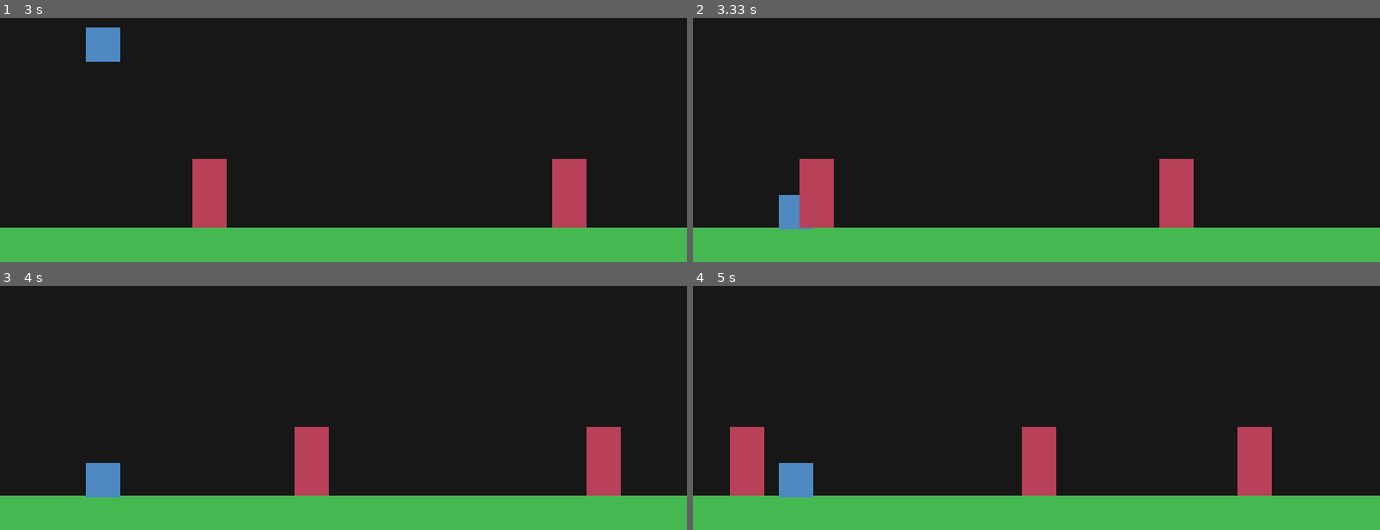
Above: before the commit, frames 1-4 (two rows, left to right).
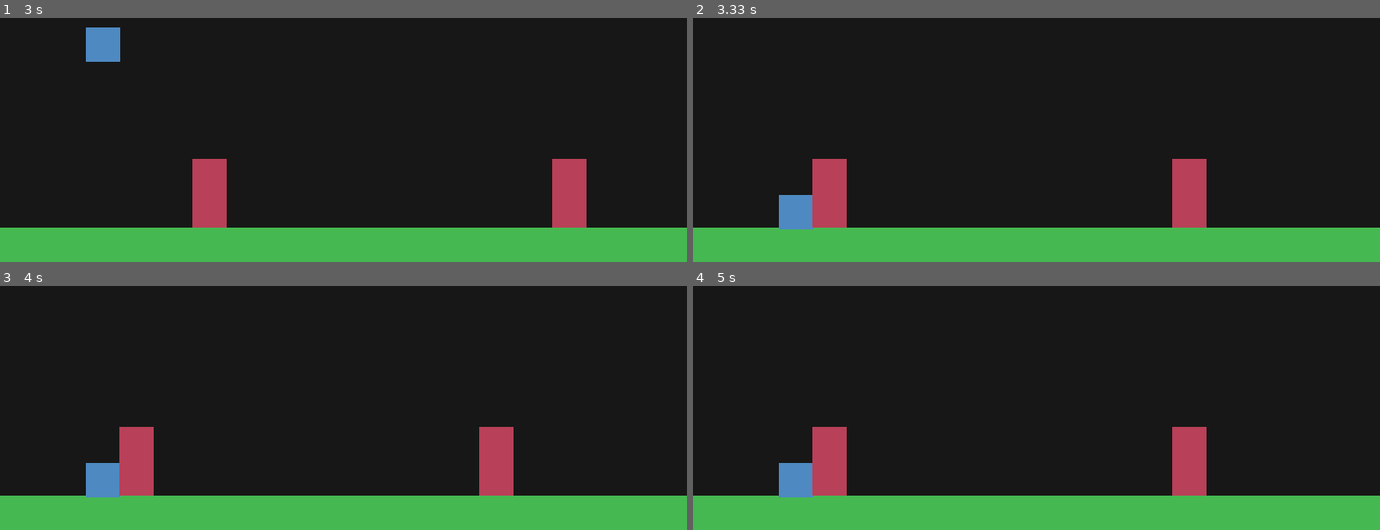
Above: after the commit, the same moments.

Repository: Obejuelo/py-game
Game: pygame game, started from main.py
The game is run twice, just before and just after one commit, with the same random seed, the same clock (stepped at 60 frames per second) and the same inputs.
Inputs:
- Up to frame 1 (3 s): tap Space at 0.33, 0.73, 1.03, 1.23, 1.57, 1.87, 2.07, 2.37, 2.63 s
- Up to frame 2 (3.33 s): no input
- Up to frame 3 (4 s): no input
- Up to frame 4 (5 s): no input

Frame 1 is identical in both runs. In frame 2, 2.1% of the frame differs, in the area x 15-75%, y 57-86%; in frame 3, 5.6%; in frame 4, 7.0%, in the area x 5-85%, y 57-86%.

Commit message:
collide bottom and eliminate walls of display

Diff:
--- a/Game/config.py
+++ b/Game/config.py
@@ -10,3 +10,4 @@
 RED = (184, 64, 88)
 
 PLAYER_GRAV = 1.2
+SPEED = 5
--- a/Game/game.py
+++ b/Game/game.py
@@ -17,6 +17,7 @@
         pygame.display.set_caption(TITLE)
 
         self.running = True
+        self.playing = True
 
         self.clock = pygame.time.Clock()
 
@@ -74,10 +75,33 @@
         self.sprites.draw(self.surface)
 
     def update(self):
-        #update display
-        pygame.display.flip()
-        self.sprites.update()
-        self.player.validate_platform(self.platform)
+        if self.playing:
+            #update display
+            pygame.display.flip()
+
+            wall = self.player.collide_with(self.walls)
+            if wall:
+                if self.player.collide_bottom(wall):
+                    self.player.skid(wall)
+                else:
+                    self.stop()
+
+            self.sprites.update()
+            self.player.validate_platform(self.platform)
+
+            self.update_elements(self.walls)
+            self.generate_walls()
+
+    def update_elements(self, elements):
+        for element in elements:
+            if not element.rect.right > 0:
+                element.kill()
 
     def stop(self):
-        pass
+        self.playing = False
+        self.player.stop()
+        self.stop_elements(self.walls)
+
+    def stop_elements(self, elemenst):
+        for element in elemenst:
+            element.stop()
--- a/Game/player.py
+++ b/Game/player.py
@@ -18,6 +18,21 @@
 
         self.can_jump = False
 
+        self.playing = True
+
+    def collide_with(self, sprites):
+        objects = pygame.sprite.spritecollide(self, sprites, False)
+        if objects:
+            return objects[0]
+
+    def collide_bottom(self, wall):
+        return self.rect.colliderect(wall.rect_top)
+
+    def skid(self, wall):
+        self.pos_y = wall.rect.top
+        self.vel_y = 0
+        self.can_jump = True
+
     def jump(self):
         if self.can_jump:
             self.vel_y = -23
@@ -35,5 +50,9 @@
         self.pos_y += self.vel_y + 0.5 * PLAYER_GRAV
 
     def update(self):
-        self.update_pos()
-        self.rect.bottom = self.pos_y
+        if self.playing:
+            self.update_pos()
+            self.rect.bottom = self.pos_y
+
+    def stop(self):
+        self.playing = False
--- a/Game/wall.py
+++ b/Game/wall.py
@@ -13,5 +13,13 @@
         self.rect.left = left
         self.rect.bottom = bottom
 
+        self.rect_top = pygame.Rect(self.rect.x, self.rect.y, self.rect.width, 1)
+
+        self.vel_x = SPEED
+
     def update(self, *args):
-        self.rect.left -= 5
+        self.rect.left -= self.vel_x
+        self.rect_top.x = self.rect.x
+
+    def stop(self):
+        self.vel_x = 0
